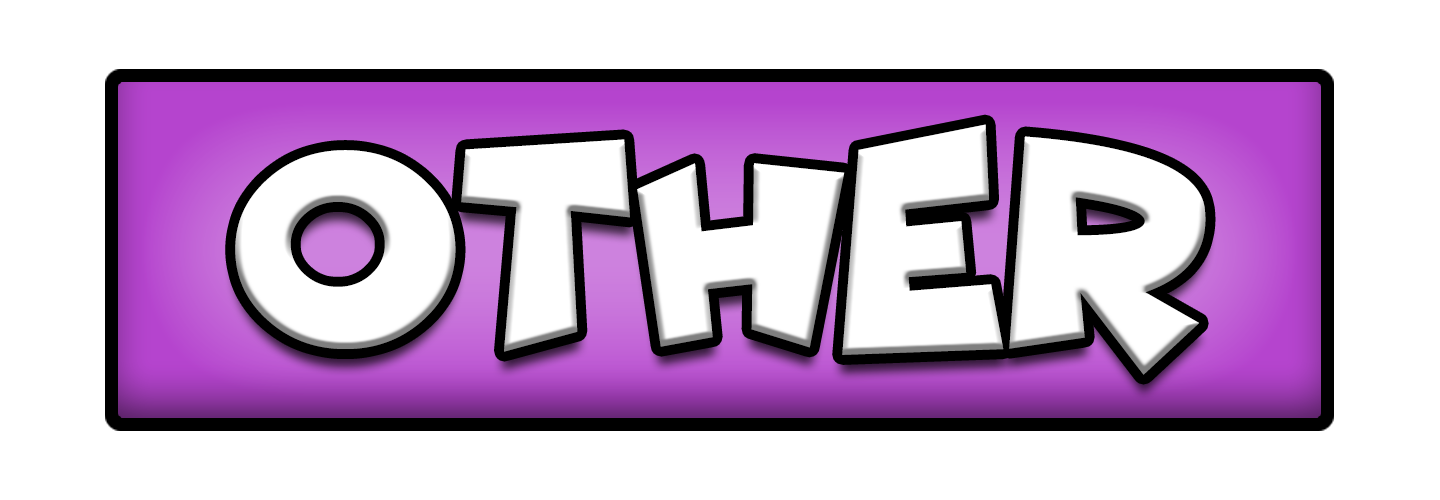
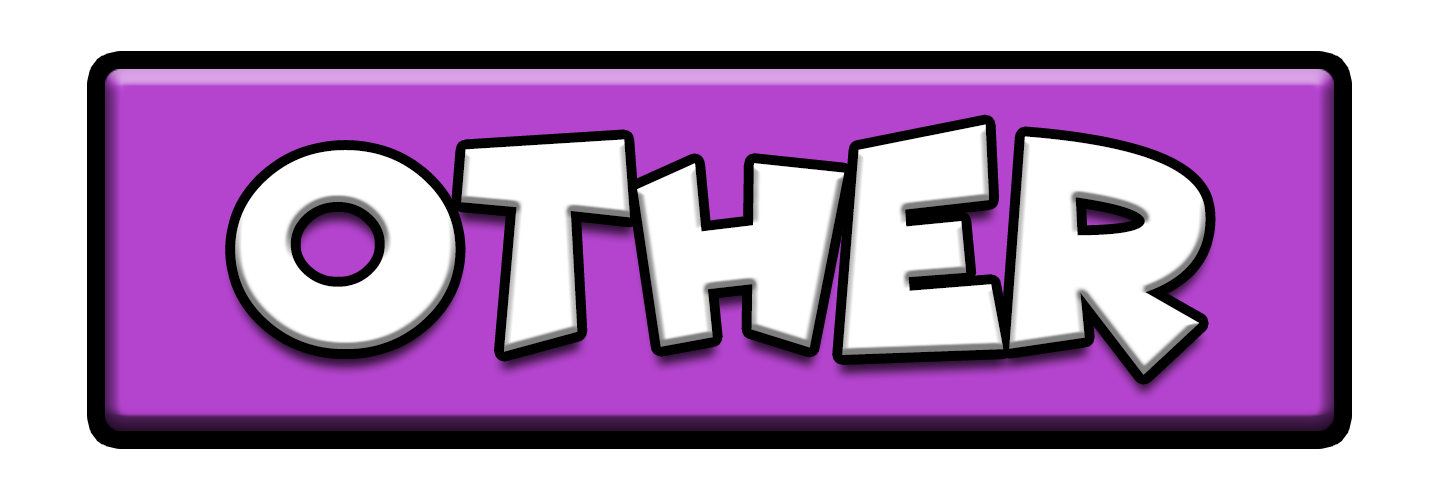
Layers edited between the first and the second (1440, 500) image:
painted on "Rounded Rectangle 1" over [105, 69, 1334, 431]
